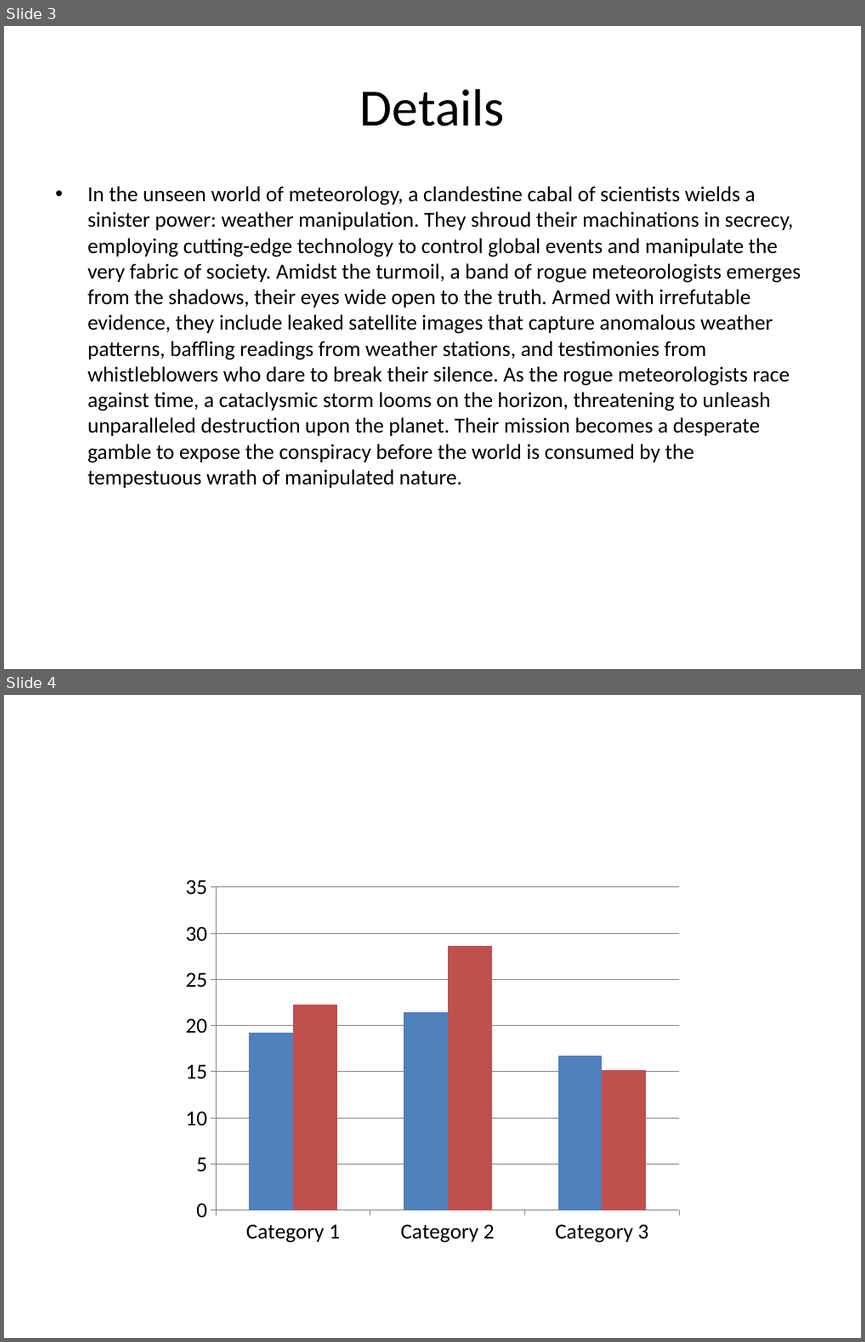
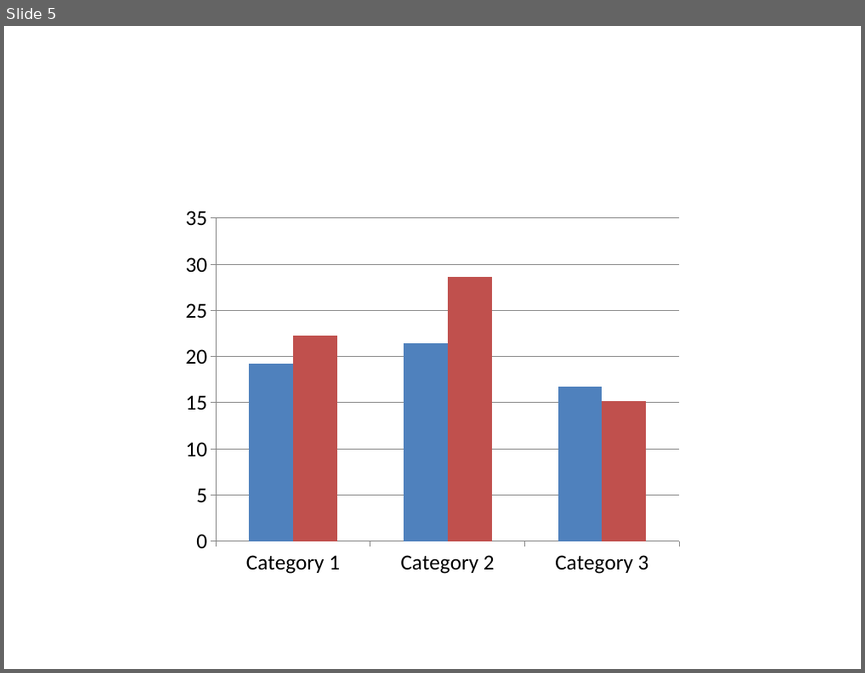
Before and after one commit to 0Armaan025/conspiracy-ppt-generator-api, a slide deck: generated_presentation.pptx. Shown one above the other, each under a label of ours: slides 3 and 4 before the commit, slide 5 after it. The pictures are 865x1342 and 865x673 pixels, drawn with LibreOffice and Linux fonts; fonts in the diff are those of the drawing. Boxes give left, top, right and bottom in pixels: in the first picture for what was removed or moved away, otherwise in the second. Text is boxed around its words. In the diff, an @@ line names an element or a change of style, - is before the commit and + after.

```diff
--- a/generated_presentation.pptx
+++ b/generated_presentation.pptx
@@ slide 3 removed at [4,26,861,669], background #FFFFFF @@
@@ title removed at [360,89,505,126] @@
-Details
@@ text removed at [87,186,801,488] @@
-• In the unseen world of meteorology, a clandestine cabal of scientists wields a sinister power: weather manipulation. They shroud their machinations in secrecy, employing cutting-edge technology to control global events and manipulate the very fabric of society. Amidst the turmoil, a band of rogue meteorologists emerges from the shadows, their eyes wide open to the truth. Armed with irrefutable evidence, they include leaked satellite images that capture anomalous weather patterns, baffling readings from weather stations, and testimonies from whistleblowers who dare to break their silence. As the rogue meteorologists race against time, a cataclysmic storm looms on the horizon, threatening to unleash unparalleled destruction upon the planet. Their mission becomes a desperate gamble to expose the conspiracy before the world is consumed by the tempestuous wrath of manipulated nature.
@@ what was slide 4 is now slide 5 @@
```
Also in this commit, not shown: 1 slide changed, 3 slides added, 2 other slides removed, 2 other files.
